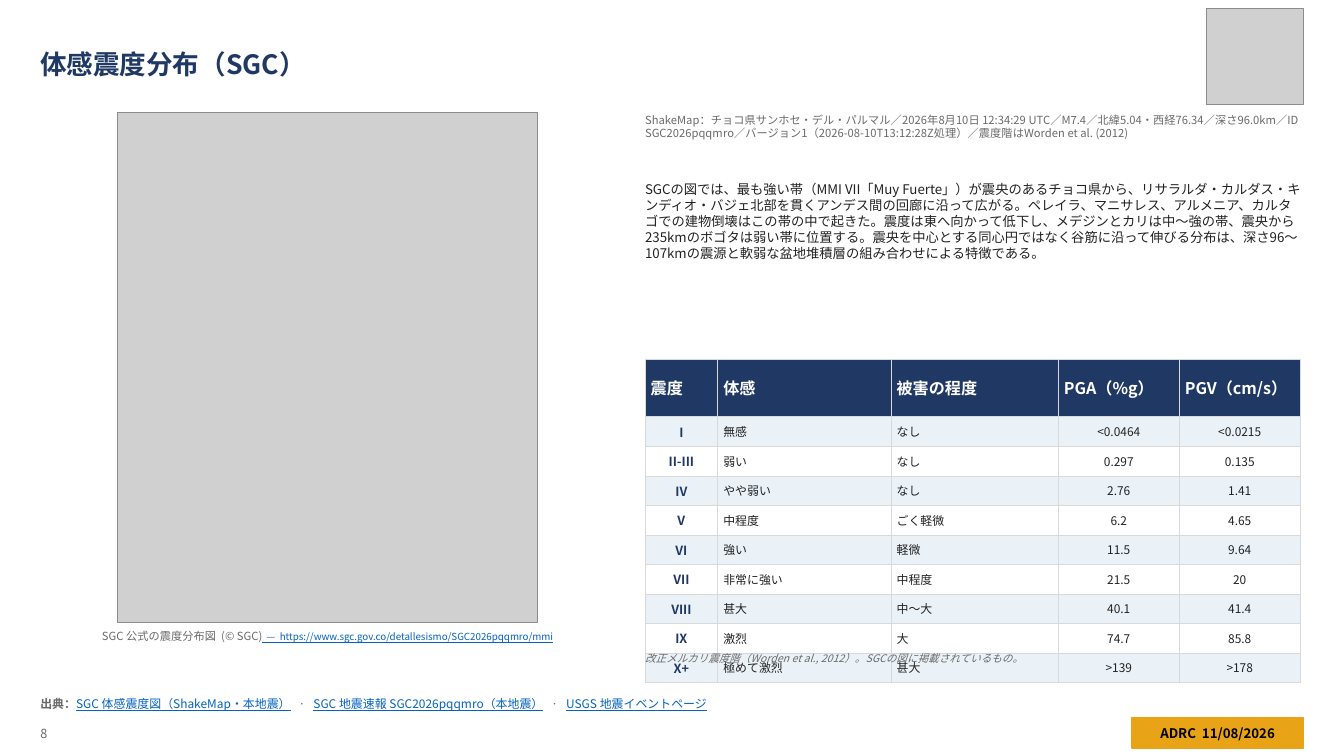
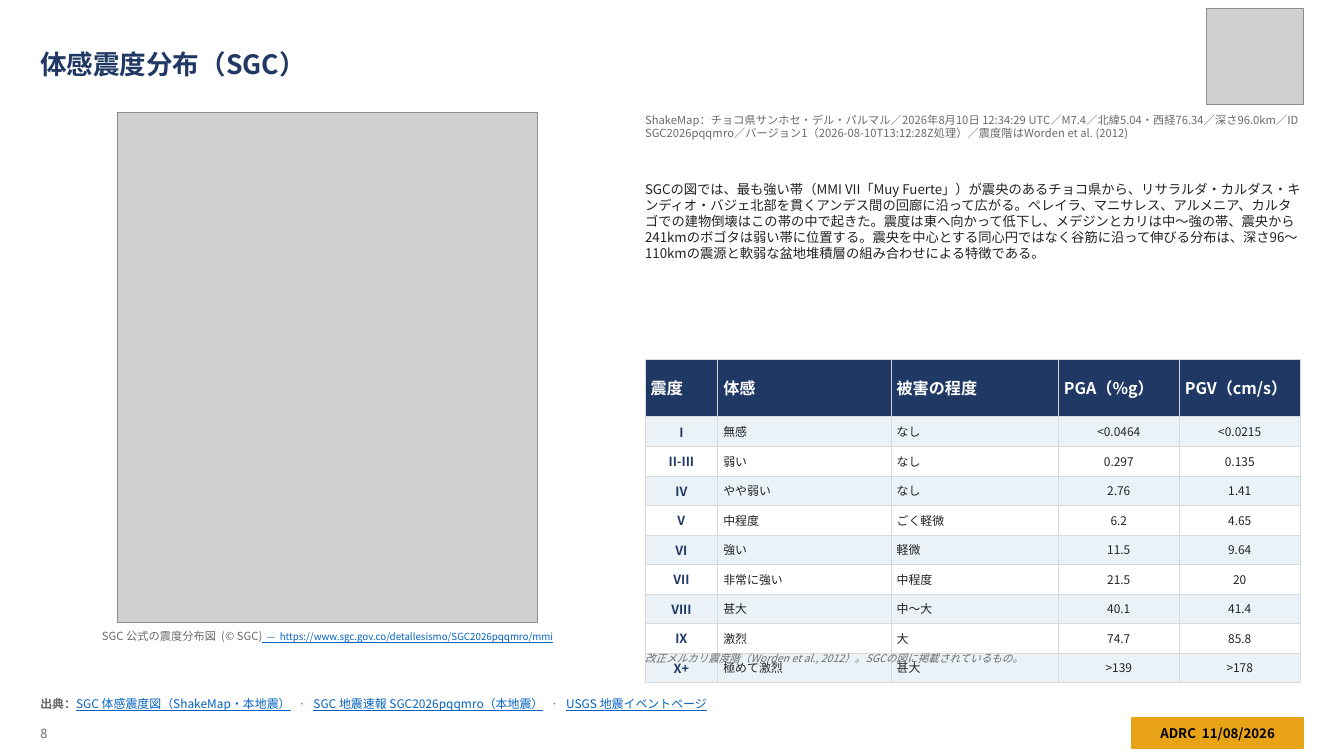
Before and after one commit to kochobi-max/whatsmap, a slide deck: slide 8 of reports/colombia_eq_20260810/output/ADRC_EQ_COL_Choco_20260810_JA.pptx. Drawn at 1344x756 pixels with LibreOffice and Linux fonts; fonts in the diff are those of the drawing; grey boxes stand for pictures. Boxes give left, top, right and bottom in pixels: in the first picture for what was removed or moved away, otherwise in the second. Text is boxed around its words. In the diff, an @@ line names an element or a change of style, - is before the commit and + after.

```diff
--- a/reports/colombia_eq_20260810/output/ADRC_EQ_COL_Choco_20260810_JA.pptx
+++ b/reports/colombia_eq_20260810/output/ADRC_EQ_COL_Choco_20260810_JA.pptx
@@ text at <box>645,182,1300,259</box>: text changed @@
-SGCの図では、最も強い帯（MMI VII「Muy Fuerte」）が震央のあるチョコ県から、リサラルダ・カルダス・キンディオ・バジェ北部を貫くアンデス間の回廊に沿って広がる。ペレイラ、マニサレス、アルメニア、カルタゴでの建物倒壊はこの帯の中で起きた。震度は東へ向かって低下し、メデジンとカリは中〜強の帯、震央から235kmのボゴタは弱い帯に位置する。震央を中心とする同心円ではなく谷筋に沿って伸びる分布は、深さ96〜107kmの震源と軟弱な盆地堆積層の組み合わせによる特徴である。
+SGCの図では、最も強い帯（MMI VII「Muy Fuerte」）が震央のあるチョコ県から、リサラルダ・カルダス・キンディオ・バジェ北部を貫くアンデス間の回廊に沿って広がる。ペレイラ、マニサレス、アルメニア、カルタゴでの建物倒壊はこの帯の中で起きた。震度は東へ向かって低下し、メデジンとカリは中〜強の帯、震央から241kmのボゴタは弱い帯に位置する。震央を中心とする同心円ではなく谷筋に沿って伸びる分布は、深さ96〜110kmの震源と軟弱な盆地堆積層の組み合わせによる特徴である。
```
Also in this commit, not shown: 23 other slides changed, 2 slides added, 39 other files.
